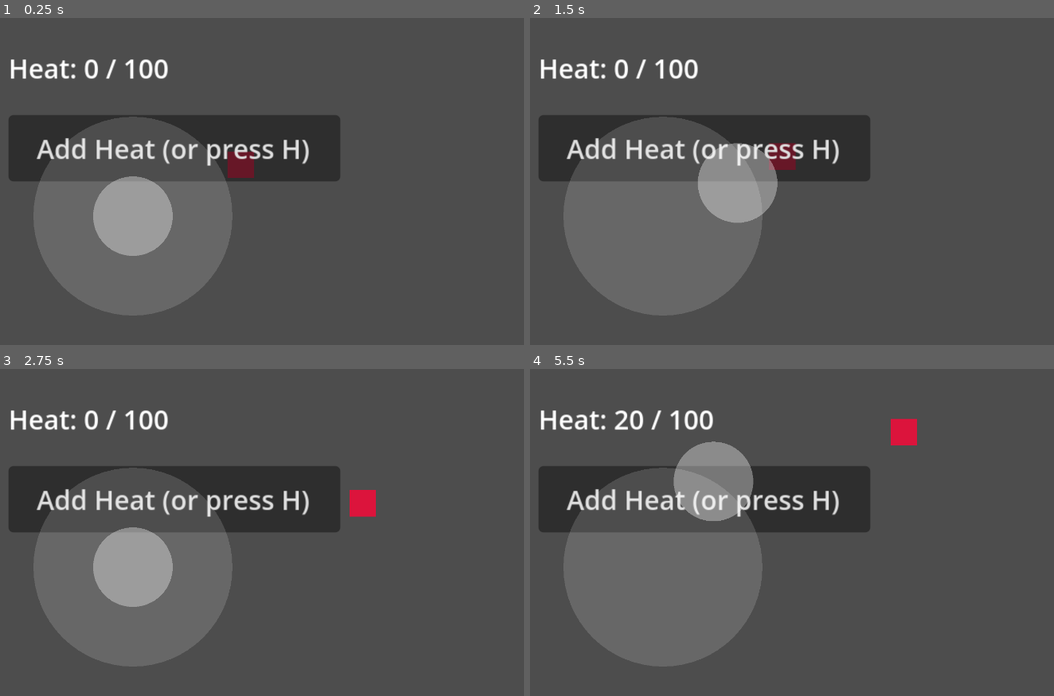
Above: before the commit, frames 1-4 (two rows, left to right).
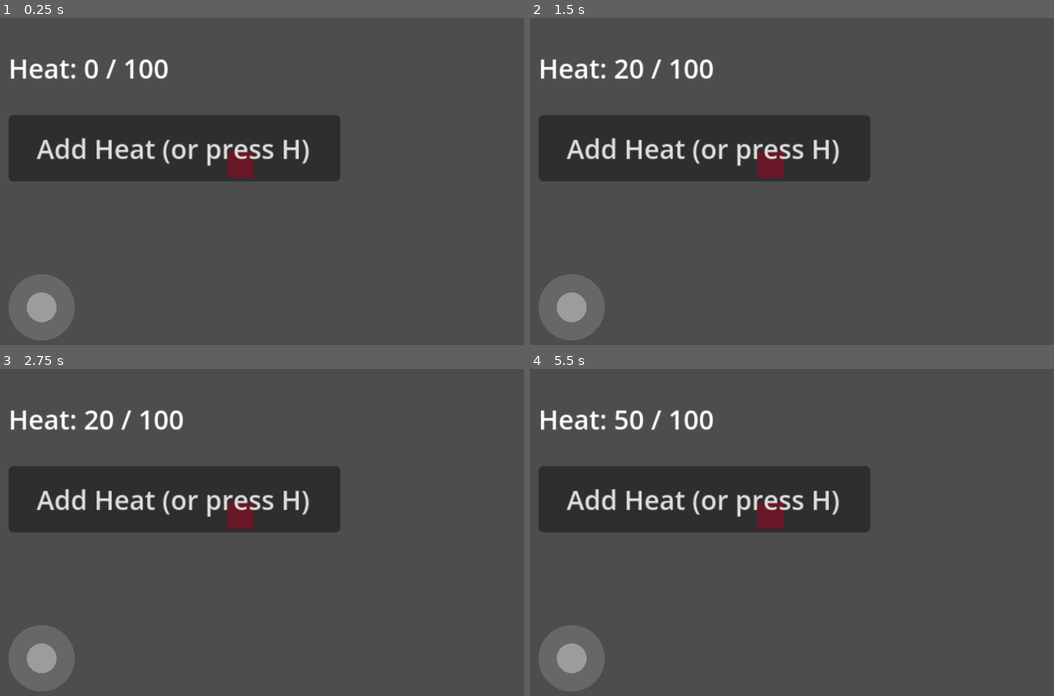
Above: after the commit, the same moments.

Repository: zowskyy/crxcibl3
Game: Godot game, scene res://scenes/TestRoom.tscn
Two runs of this game, one before a commit and one after it. Both use one fixed random seed, a clock stepped at 60 frames per second and the inputs below.
Inputs (mouse positions are in pixels of both pictures, inside the frame that each line leads up to):
- Up to frame 1 (0.25 s): no input
- Up to frame 2 (1.5 s): click "Add Heat (or press H)" at 0.5 s; tap Enter at 1.25 s; drag from (661, 217) to (886, 116) at 1.27 s
- Up to frame 3 (2.75 s): drag from (167, 561) to (262, 617) at 2.02 s
- Up to frame 4 (5.5 s): move the mouse to (886, 467) at 2.77 s; hold Right (ui_right) 2.78-3.5 s; tap H at 2.85, 4.35 s; drag from (792, 617) to (634, 493) at 3.52 s; tap Space at 4.25 s; move the mouse to (1017, 597) at 4.27 s; hold Left (ui_left) 4.28-5 s; drag from (634, 493) to (729, 457) at 5.02 s

The runs differ from the first frame. In frame 1, 19% of the frame differs, in the area x 1-45%, y 30-99%; in frame 2, 21%; in frame 3, 21%; in frame 4, 22%, in the area x 1-74%, y 12-99%.

Commit message:
Fix actual joystick oversizing: was 69% of design-canvas height
Previous fix (locking orientation) was the wrong diagnosis -- the two
"too big" screenshots (before and after that fix) are visually
identical, so orientation was never the problem. Worked through the
real math instead: the joystick's 150x150 footprint was set against the
384x216 design canvas with no regard for what fraction of the screen
that actually is (69% of height). canvas_items stretch preserves that
ratio on every device, so it was always going to look oversized
everywhere, which is exactly why the emulator and the real Galaxy A37
looked the same.

Shrunk the control to 56x56 (radius 20, knob 9) -- a modest, deliberate
fraction of the 216px design-height instead of an arbitrary number that
happened to look plausible in isolation.

Diff:
--- a/godot/scenes/TestRoom.tscn
+++ b/godot/scenes/TestRoom.tscn
@@ -32,8 +32,8 @@
 anchor_top = 1.0
 anchor_right = 0.0
 anchor_bottom = 1.0
-offset_left = 20.0
-offset_top = -170.0
-offset_right = 170.0
-offset_bottom = -20.0
+offset_left = 12.0
+offset_top = -68.0
+offset_right = 68.0
+offset_bottom = -12.0
 script = ExtResource("3")
--- a/godot/scenes/VirtualJoystick.gd
+++ b/godot/scenes/VirtualJoystick.gd
@@ -5,8 +5,18 @@
 ## Vector2, zero when not being dragged) and falls back to arrow keys when
 ## this returns zero, so desktop testing works either way.
 
-@export var radius: float = 60.0
-@export var knob_radius: float = 24.0
+## Sized against the project's design-space viewport (384x216, see
+## project.godot's window/size/viewport_*), not real device pixels --
+## `canvas_items` stretch mode scales this whole canvas up to match actual
+## screen resolution, so a value that looks reasonable here ends up
+## correctly proportioned on any device. Previous 60/24 values were sized
+## without doing that math and ended up ~5-6x too large on a real phone
+## (150px footprint against a 216px-tall canvas is 69% of screen height
+## before any stretching even happens) -- keep future joystick/HUD sizing
+## as a modest fraction of 216 (viewport height), not arbitrary pixel
+## counts that "look right" in isolation.
+@export var radius: float = 20.0
+@export var knob_radius: float = 9.0
 @export var dead_zone: float = 0.15
 
 var output := Vector2.ZERO
